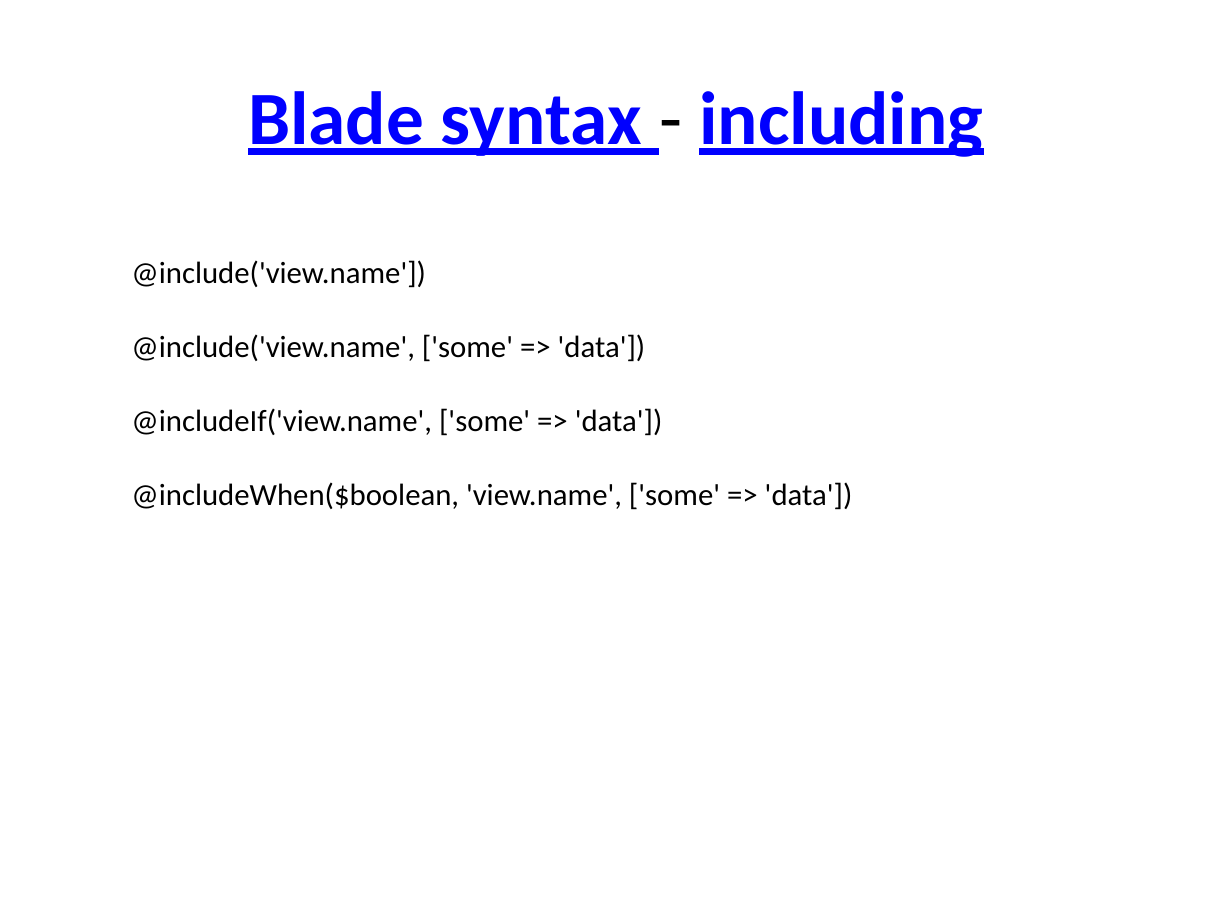
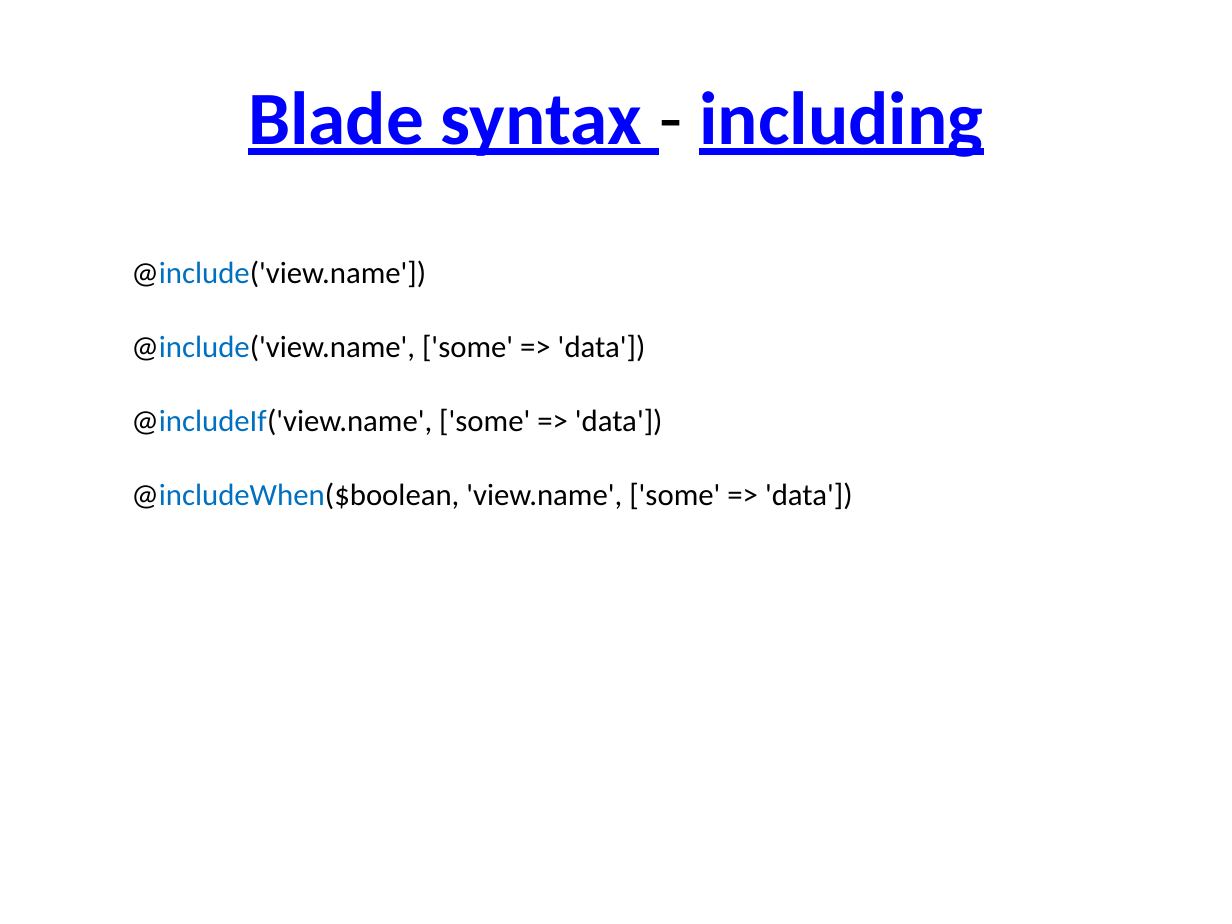
Before and after one commit to TarekSherif/LaravelCourse, a slide deck: slide 6 of PPT/Lec2/3-Laravel View.pptx. Drawn at 1232x924 pixels with LibreOffice and Linux fonts; fonts in the diff are those of the drawing. Boxes give left, top, right and bottom in pixels: in the first picture for what was removed or moved away, otherwise in the second. Text is boxed around its words. In the diff, an @@ line names an element or a change of style, - is before the commit and + after.

```diff
--- a/PPT/Lec2/3-Laravel View.pptx
+++ b/PPT/Lec2/3-Laravel View.pptx
@@ text "@include('view.name'])" at bbox=[131, 260, 853, 510]: text colour #000000 to #0070C0 in "@include('view.name'])", "@include('view.name',", "@includeIf('view.name',", "@includeWhen($boolean," @@
```
Also in this commit, not shown: 3 other slides changed, 2 slides added, 7 other files.
